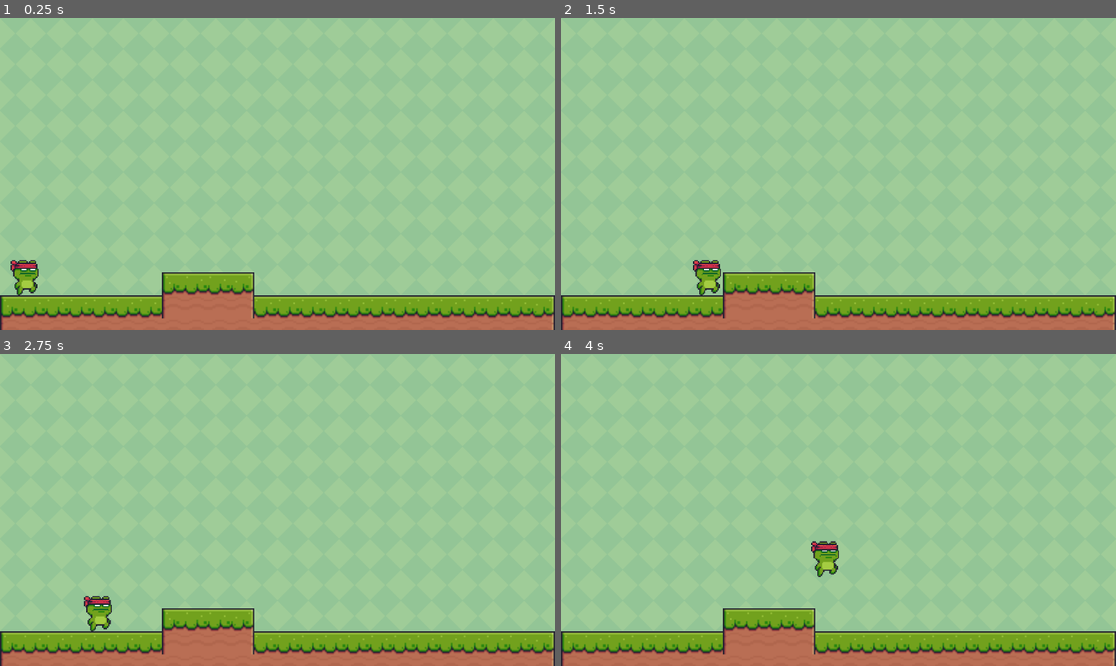
Above: before the commit, frames 1-4 (two rows, left to right).
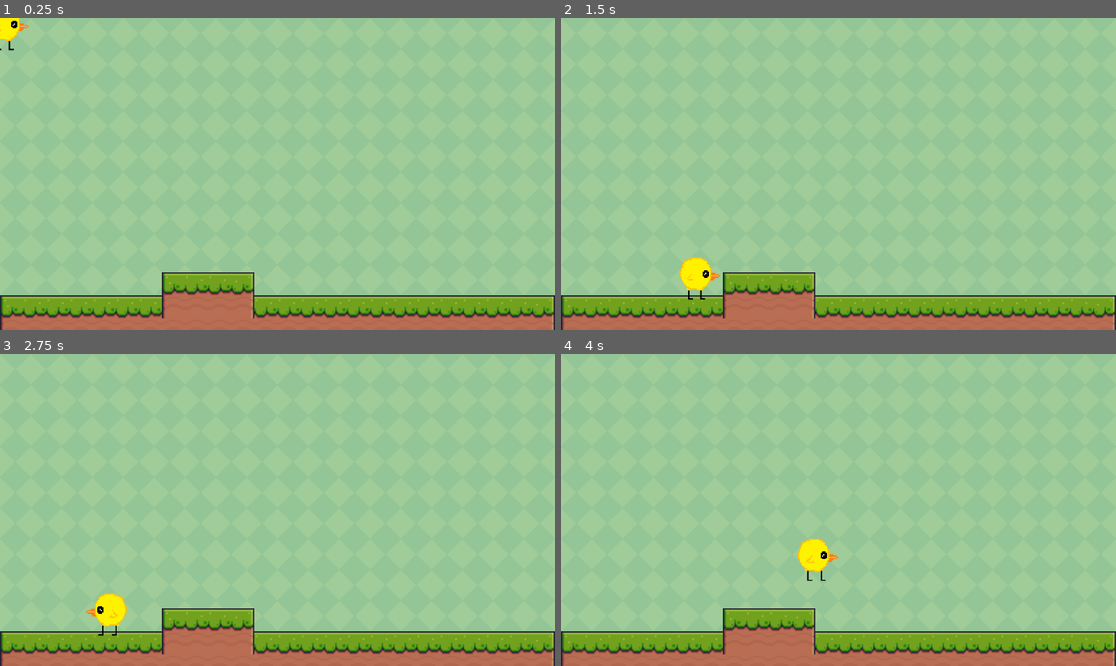
Above: after the commit, the same moments.

Repository: soupybloo/chick
Game: Godot game, scene res://scenes/1.truck_scene.tscn
The game is run twice, just before and just after one commit, with the same random seed, the same clock (stepped at 60 frames per second) and the same inputs.
Inputs:
- Up to frame 1 (0.25 s): no input
- Up to frame 2 (1.5 s): tap Enter (ui_accept) at 0.5, 0.77 s; hold Right (ui_right) from 0.53 s (still down)
- Up to frame 3 (2.75 s): tap Enter (ui_accept) at 1.52 s; release Right (ui_right) at 2.03 s; hold Left (ui_left) from 2.03 s (still down)
- Up to frame 4 (4 s): release Left (ui_left) at 2.78 s; hold Right (ui_right) from 2.78 s (still down); tap Enter (ui_accept) at 3.02, 3.77 s

The runs differ from the first frame. In frame 1, 0.7% of the frame differs, in the area x 0-8%, y 0-89%; in frame 2, 0.7%; in frame 3, 0.7%, in the area x 15-23%, y 76-91%; in frame 4, 0.7%.

Commit message:
add animation to the chick

Diff:
--- /dev/null
+++ b/characters/Chick.tscn
@@ -0,0 +1,3 @@
+[gd_scene format=3 uid="uid://binylxypmot50"]
+
+[node name="Chick" type="Area2D"]
--- /dev/null
+++ b/characters/character_scenes/Chick.gd
@@ -0,0 +1,41 @@
+extends Area2D
+
+@export var speed = 200 #speed of chick
+var screen_size
+
+
+
+# Called when the node enters the scene tree for the first time.
+#func _ready():
+	#screenSize = get_viewport_rect().size
+	#hide()
+
+
+
+# Called every frame. 'delta' is the elapsed time since the previous frame.
+func _process(delta):
+	screen_size = get_viewport_rect().size
+	var velocity = Vector2.ZERO
+	if Input.is_action_pressed("moveRight"):
+		velocity.x += 1
+	if Input.is_action_pressed("moveLeft"):
+		velocity.x -= 1
+	if Input.is_action_pressed("jump"):
+		velocity.y += 1
+	if velocity.length() > 0:
+		velocity = velocity.normalized() * speed
+		$AnimatedSprite2D.play()
+	else:
+		$AnimatedSprite2D.stop()
+	position += velocity * delta
+	position = position.clamp(Vector2.ZERO, screen_size)
+	if velocity.x != 0:
+			$AnimatedSprite2D.animation = "moveRight"
+			$AnimatedSprite2D.flip_v = false
+			$AnimatedSprite2D.flip_h = velocity.x < 0
+	elif velocity.x == 0 or velocity.y == 0:
+		$AnimatedSprite2D.animation = "standStill"
+
+	elif velocity.y != 0:
+		$AnimatedSprite2D.animation = "standStill"
+		$AnimatedSprite2D.flip_v = velocity.y > 0
--- /dev/null
+++ b/characters/character_scenes/Chick.tscn
@@ -0,0 +1,42 @@
+[gd_scene load_steps=6 format=3 uid="uid://djhq81tytmja3"]
+
+[ext_resource type="Script" path="res://characters/character_scenes/Chick.gd" id="1_73sks"]
+[ext_resource type="Texture2D" uid="uid://2jmh1g2jhx86" path="res://characters/character_textures/placeholder_character/Leg Up, Beak Right.png" id="1_qnagq"]
+[ext_resource type="Texture2D" uid="uid://drapa406wtgjc" path="res://characters/character_textures/placeholder_character/Legs Down, Beak Right.png" id="2_shire"]
+
+[sub_resource type="SpriteFrames" id="SpriteFrames_o8qbh"]
+animations = [{
+"frames": [{
+"duration": 1.0,
+"texture": ExtResource("1_qnagq")
+}],
+"loop": true,
+"name": &"moveRight",
+"speed": 5.0
+}, {
+"frames": [{
+"duration": 1.0,
+"texture": ExtResource("2_shire")
+}],
+"loop": true,
+"name": &"standStill",
+"speed": 5.0
+}]
+
+[sub_resource type="CapsuleShape2D" id="CapsuleShape2D_aga2d"]
+radius = 316.0
+height = 754.0
+
+[node name="Chick" type="Area2D"]
+position = Vector2(-674, 231)
+script = ExtResource("1_73sks")
+metadata/_edit_group_ = true
+
+[node name="AnimatedSprite2D" type="AnimatedSprite2D" parent="."]
+scale = Vector2(3, 3)
+sprite_frames = SubResource("SpriteFrames_o8qbh")
+animation = &"standStill"
+
+[node name="CollisionShape2D" type="CollisionShape2D" parent="."]
+position = Vector2(-120, 6)
+shape = SubResource("CapsuleShape2D_aga2d")
--- a/characters/character_scenes/placeholder_character.gd
+++ b/characters/character_scenes/placeholder_character.gd
@@ -3,12 +3,17 @@
 
 const SPEED = 300.0
 const JUMP_VELOCITY = -400.0
+@onready var sprite_2d = $Sprite2D
 
 # Get the gravity from the project settings to be synced with RigidBody nodes.
 var gravity = ProjectSettings.get_setting("physics/2d/default_gravity")
 
 
 func _physics_process(delta):
+	if (velocity.x > 1 || velocity.x < -1):
+		sprite_2d.animation = "walkRight"
+	else:
+		sprite_2d.animation = "defaultBob"
 	# Add the gravity.
 	if not is_on_floor():
 		velocity.y += gravity * delta
@@ -26,3 +31,6 @@
 		velocity.x = move_toward(velocity.x, 0, SPEED)
 
 	move_and_slide()
+
+	var isLeft = velocity.x < 0
+	sprite_2d.flip_h = isLeft
--- a/characters/character_scenes/placeholder_character.tscn
+++ b/characters/character_scenes/placeholder_character.tscn
@@ -1,7 +1,77 @@
-[gd_scene load_steps=4 format=3 uid="uid://8vdibio3twlg"]
+[gd_scene load_steps=14 format=3 uid="uid://8vdibio3twlg"]
 
-[ext_resource type="Texture2D" uid="uid://ci123ffoj668m" path="res://characters/character_textures/placeholder_character/Jump (32x32).png" id="1_df644"]
 [ext_resource type="Script" path="res://characters/character_scenes/placeholder_character.gd" id="1_wbdfx"]
+[ext_resource type="Texture2D" uid="uid://23fay6exosx8" path="res://characters/character_scenes/spritesheet (1).png" id="2_tyr6l"]
+[ext_resource type="Texture2D" uid="uid://b2hr6lmv6xo2s" path="res://characters/character_scenes/spritesheet (3).png" id="2_vdbkv"]
+
+[sub_resource type="AtlasTexture" id="AtlasTexture_yfemf"]
+atlas = ExtResource("2_vdbkv")
+region = Rect2(0, 0, 100, 100)
+
+[sub_resource type="AtlasTexture" id="AtlasTexture_q5hkq"]
+atlas = ExtResource("2_vdbkv")
+region = Rect2(100, 0, 100, 100)
+
+[sub_resource type="AtlasTexture" id="AtlasTexture_c2f1l"]
+atlas = ExtResource("2_vdbkv")
+region = Rect2(200, 0, 100, 100)
+
+[sub_resource type="AtlasTexture" id="AtlasTexture_desu2"]
+atlas = ExtResource("2_vdbkv")
+region = Rect2(300, 0, 100, 100)
+
+[sub_resource type="AtlasTexture" id="AtlasTexture_70w2h"]
+atlas = ExtResource("2_tyr6l")
+region = Rect2(0, 0, 100, 100)
+
+[sub_resource type="AtlasTexture" id="AtlasTexture_agk7g"]
+atlas = ExtResource("2_tyr6l")
+region = Rect2(100, 0, 100, 100)
+
+[sub_resource type="AtlasTexture" id="AtlasTexture_0mdrv"]
+atlas = ExtResource("2_tyr6l")
+region = Rect2(200, 0, 100, 100)
+
+[sub_resource type="AtlasTexture" id="AtlasTexture_qbdci"]
+atlas = ExtResource("2_tyr6l")
+region = Rect2(300, 0, 100, 100)
+
+[sub_resource type="SpriteFrames" id="SpriteFrames_wdy5u"]
+animations = [{
+"frames": [{
+"duration": 1.0,
+"texture": SubResource("AtlasTexture_yfemf")
+}, {
+"duration": 1.0,
+"texture": SubResource("AtlasTexture_q5hkq")
+}, {
+"duration": 1.0,
+"texture": SubResource("AtlasTexture_c2f1l")
+}, {
+"duration": 1.0,
+"texture": SubResource("AtlasTexture_desu2")
+}],
+"loop": true,
+"name": &"defaultBob",
+"speed": 3.0
+}, {
+"frames": [{
+"duration": 1.0,
+"texture": SubResource("AtlasTexture_70w2h")
+}, {
+"duration": 1.0,
+"texture": SubResource("AtlasTexture_agk7g")
+}, {
+"duration": 1.0,
+"texture": SubResource("AtlasTexture_0mdrv")
+}, {
+"duration": 1.0,
+"texture": SubResource("AtlasTexture_qbdci")
+}],
+"loop": true,
+"name": &"walkRight",
+"speed": 8.0
+}]
 
 [sub_resource type="RectangleShape2D" id="RectangleShape2D_lq1bv"]
 size = Vector2(65, 76)
@@ -9,11 +79,14 @@
 [node name="CharacterBody2D" type="CharacterBody2D"]
 script = ExtResource("1_wbdfx")
 
-[node name="Sprite2D" type="Sprite2D" parent="."]
+[node name="Sprite2D" type="AnimatedSprite2D" parent="."]
 texture_filter = 1
 position = Vector2(15.5, -16.5)
 scale = Vector2(2.53125, 2.65625)
-texture = ExtResource("1_df644")
+sprite_frames = SubResource("SpriteFrames_wdy5u")
+animation = &"walkRight"
+autoplay = "defaultBob"
+frame_progress = 0.587924
 
 [node name="CollisionShape2D" type="CollisionShape2D" parent="."]
 position = Vector2(14.5, -13)
--- a/scenes/1.truck_scene.tscn
+++ b/scenes/1.truck_scene.tscn
@@ -476,8 +476,7 @@
 format = 2
 layer_0/tile_data = PackedInt32Array(786432, 393216, 0, 851968, 393216, 1, 786433, 458752, 0, 851969, 458752, 1, 786434 …(1583 unchanged characters)…
 
-[node name="CharacterBody2D" parent="CanvasLayer" instance=ExtResource("3_pgolu")]
-position = Vector2(37, 547)
+[node name="Chick?" parent="CanvasLayer" instance=ExtResource("3_pgolu")]
 
 [node name="Area2D" type="Area2D" parent="CanvasLayer"]
 script = ExtResource("4_oto65")
Binary file added: characters/character_scenes/spritesheet (1).png
Not shown, added: characters/character_scenes/spritesheet (1).png.import
Binary file added: characters/character_scenes/spritesheet (2).png
Not shown, added: characters/character_scenes/spritesheet (2).png.import
Binary file added: characters/character_scenes/spritesheet (3).png
Not shown, added: characters/character_scenes/spritesheet (3).png.import
Binary file added: characters/character_scenes/spritesheet.png
Not shown, added: characters/character_scenes/spritesheet.png.import
Binary file added: characters/character_textures/placeholder_character/Leg Up, Beak Left.png
Not shown, added: characters/character_textures/placeholder_character/Leg Up, Beak Left.png.import
Binary file added: characters/character_textures/placeholder_character/Leg Up, Beak Right.png
Not shown, added: characters/character_textures/placeholder_character/Leg Up, Beak Right.png.import
(and 6 more such lines)
